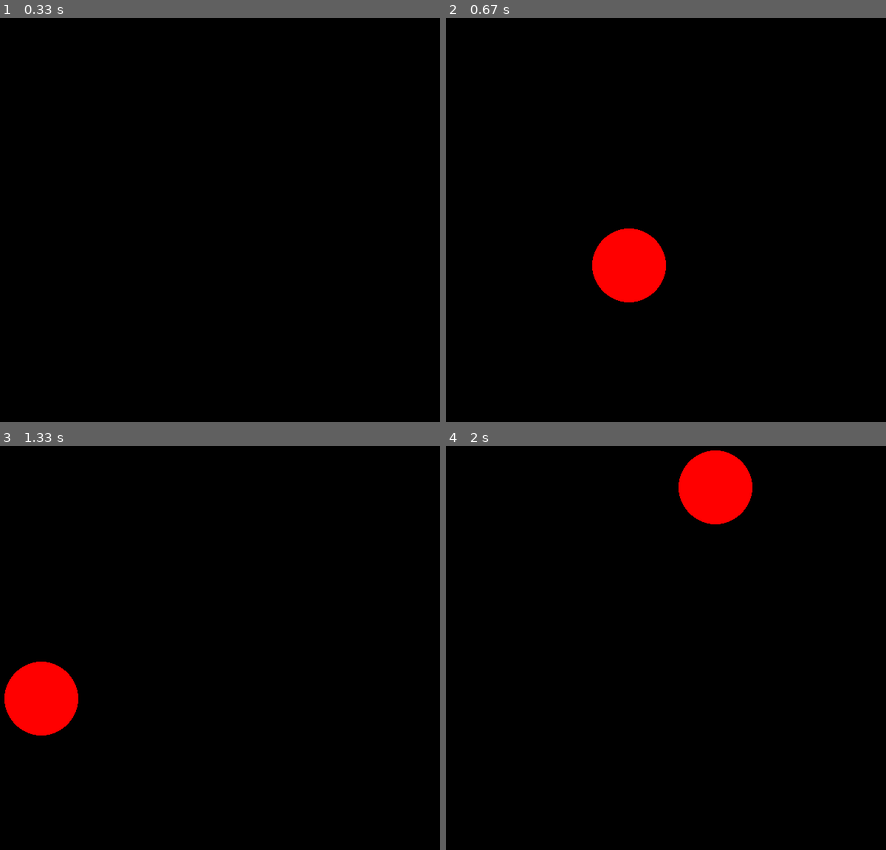
Above: before the commit, frames 1-4 (two rows, left to right).
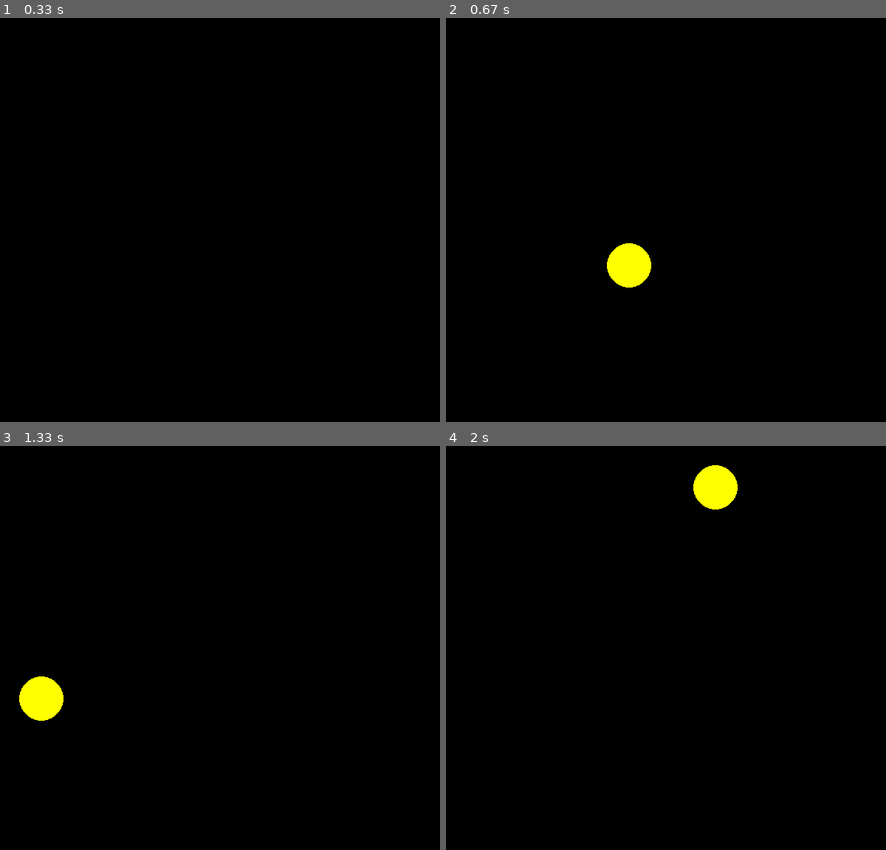
Above: after the commit, the same moments.

Repository: andrewbrase/pygame
Game: pygame game, started from _pygame_projects/01_cat/cat.py
Same seed, same stepped clock (60 frames per second), same inputs: the game is played once before the commit and once after it.
Inputs (mouse positions are in pixels of both pictures, inside the frame that each line leads up to):
- Up to frame 1 (0.33 s): no input
- Up to frame 2 (0.67 s): click (630, 264) at 0.38 s
- Up to frame 3 (1.33 s): click (39, 700) at 0.83 s; move the mouse to (268, 486) at 1.13 s
- Up to frame 4 (2 s): click (714, 486) at 1.42 s; move the mouse to (639, 494) at 1.83 s

Frame 1 is identical in both runs. In frame 2, 2.4% of the frame differs, in the area x 33-50%, y 52-71%; in frame 3, 2.4%; in frame 4, 2.4%.

Commit message:
player click

Diff:
--- a/_pygame_projects/01_cat/cat.py
+++ b/_pygame_projects/01_cat/cat.py
@@ -11,21 +11,16 @@
     pygame.FULLSCREEN)
 
 clock = pygame.time.Clock()
-running = True
 
 class Player:
     def __init__(self):
         self.posx = 500
         self.posy = 200
-        self.color = (255, 0, 0)
+        self.color = (255, 255, 0)
 
 my_player = Player()
 
-circle = pygame.draw.circle(
-    screen, my_player.color,
-    (my_player.posx, my_player.posy),
-    50)
-
+running = True
 while running:
 
     for event in pygame.event.get():
@@ -34,6 +29,7 @@
         if event.type == pygame.QUIT:
             running = False
 
+        # Check for player mouse click
         if event.type == pygame.MOUSEBUTTONDOWN:
             my_player.posx, my_player.posy = pygame.mouse.get_pos()
 
@@ -42,7 +38,7 @@
             circle = pygame.draw.circle(
                 screen, my_player.color,
                 (my_player.posx, my_player.posy),
-                50)
+                30)
 
             pygame.display.flip()
 
